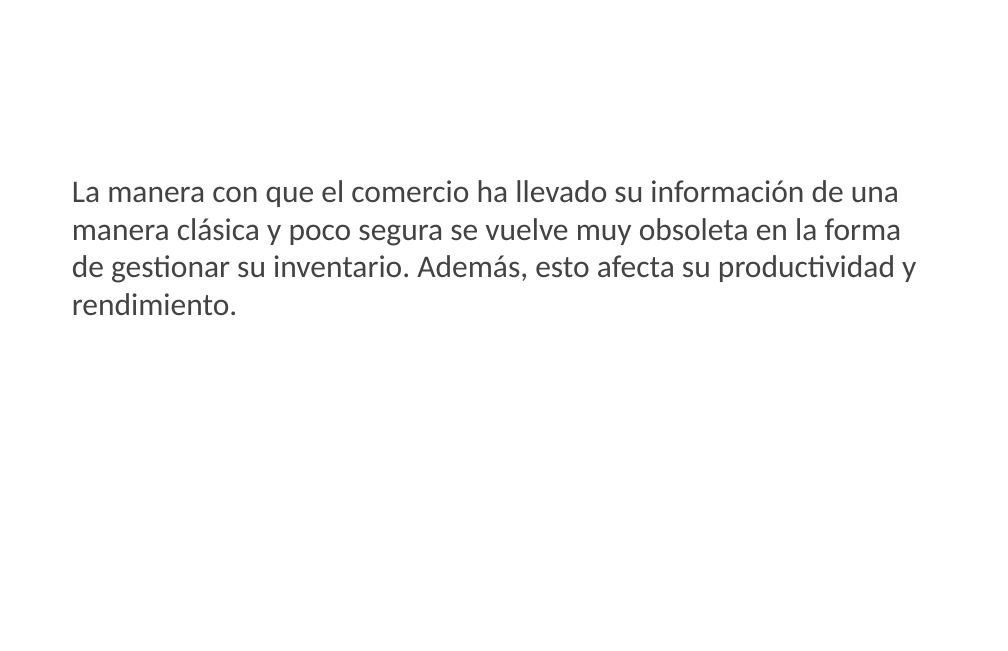
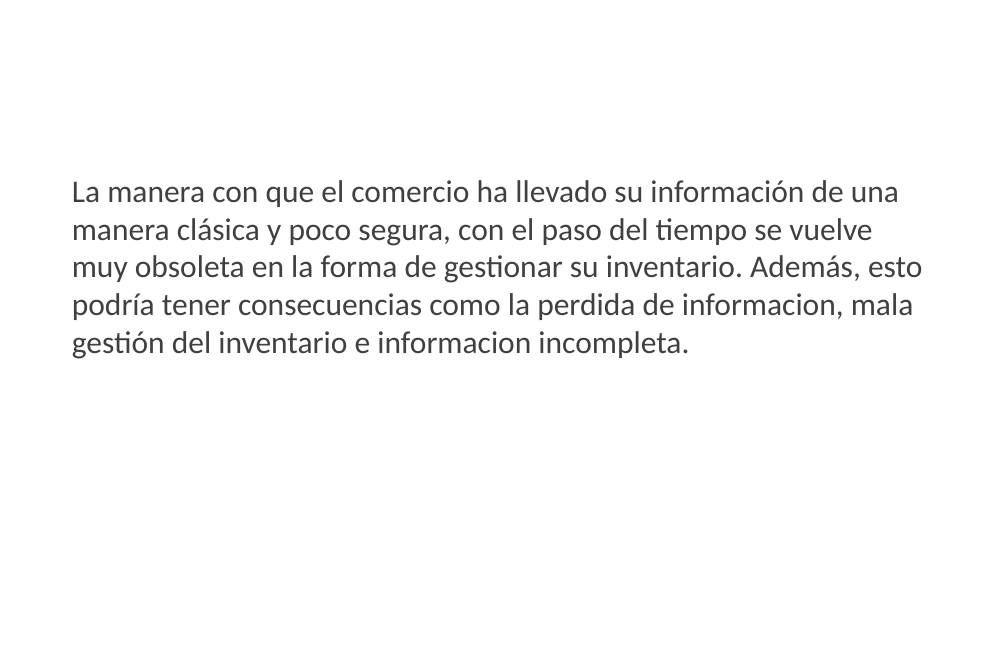
Before and after one commit to juanpa2723/INVENTARIO, a slide deck: slide 5 of Documentacion/Proyecto Inventario (General)/Proyecto Inventario.pptx. Drawn at 1008x651 pixels with LibreOffice and Linux fonts; fonts in the diff are those of the drawing; background and template pictures are left out. Boxes give left, top, right and bottom in pixels: in the first picture for what was removed or moved away, otherwise in the second. Text is boxed around its words. In the diff, an @@ line names an element or a change of style, - is before the commit and + after.

```diff
--- a/Documentacion/Proyecto Inventario (General)/Proyecto Inventario.pptx
+++ b/Documentacion/Proyecto Inventario (General)/Proyecto Inventario.pptx
@@ text at (72, 180, 922, 359): text changed; text colour #434343 to #404040 @@
-La manera con que el comercio ha llevado su información de una manera clásica y poco segura se vuelve muy obsoleta en la forma de gestionar su inventario. Además, esto afecta su productividad y rendimiento.
+La manera con que el comercio ha llevado su información de una manera clásica y poco segura, con el paso del tiempo se vuelve muy obsoleta en la forma de gestionar su inventario. Además, esto podría tener consecuencias como la perdida de informacion, mala gestión del inventario e informacion incompleta.
```
Also in this commit, not shown: 6 other slides changed.
